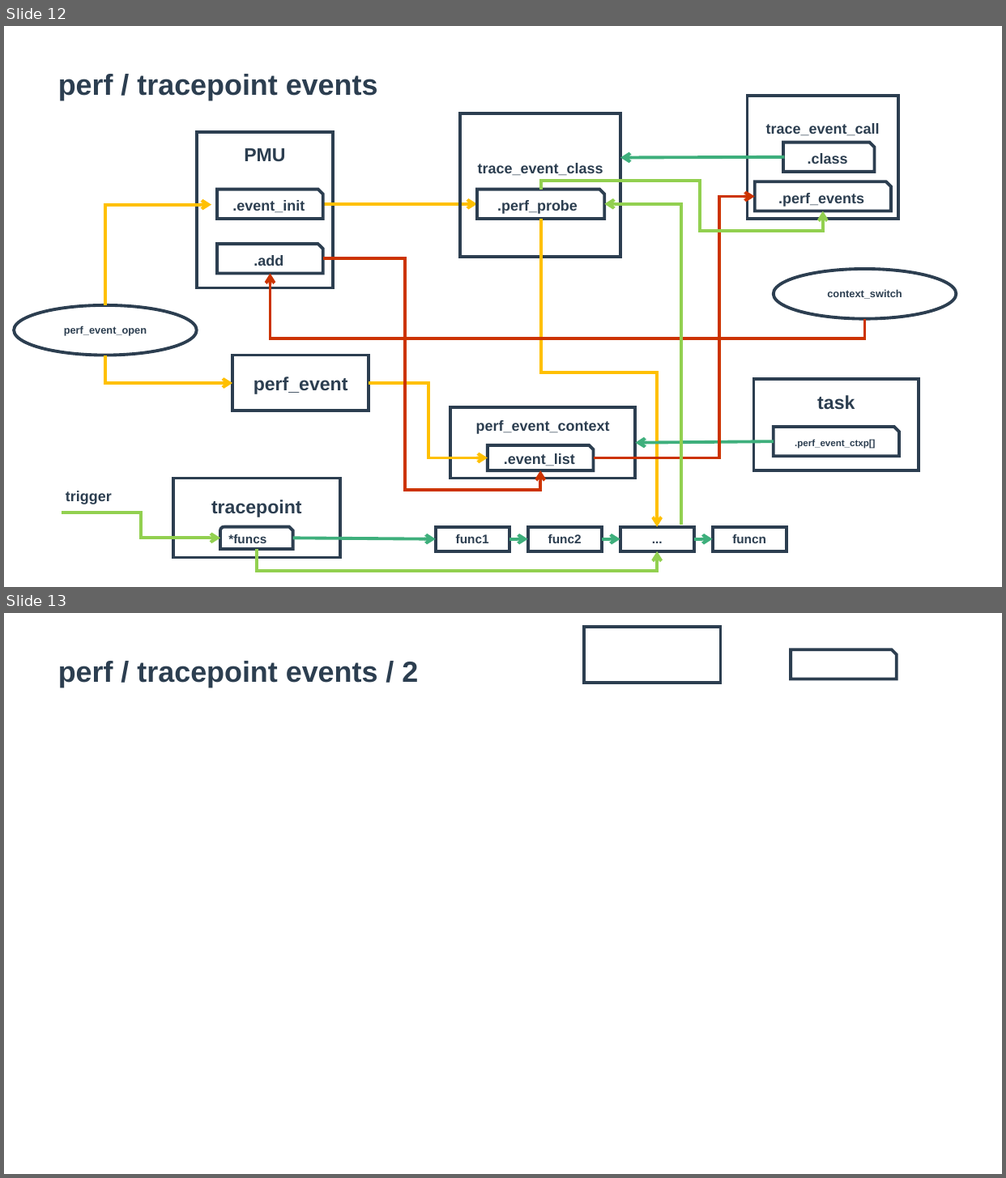
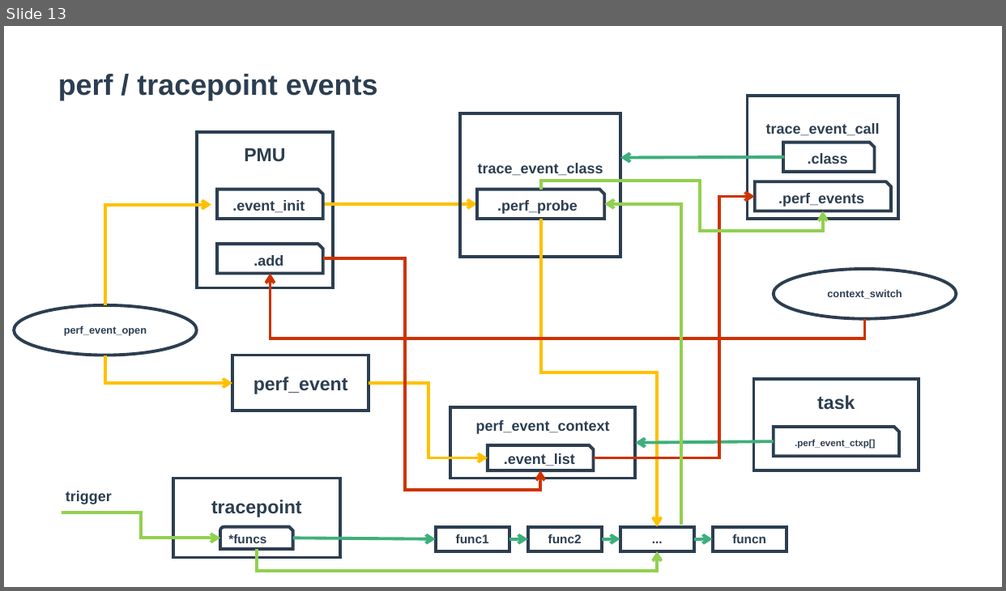
Before and after one commit to zaiqiang-dong/zaiqiang, a slide deck: picture/ppt/tools/tools.pptx. Shown one above the other, each under a label of ours: slides 12 and 13 before the commit, slide 13 after it. The pictures are 1006x1178 and 1006x591 pixels, drawn with LibreOffice and Linux fonts; fonts in the diff are those of the drawing. Boxes give left, top, right and bottom in pixels: in the first picture for what was removed or moved away, otherwise in the second. Text is boxed around its words. In the diff, an @@ line names an element or a change of style, - is before the commit and + after.

```diff
--- a/picture/ppt/tools/tools.pptx
+++ b/picture/ppt/tools/tools.pptx
@@ slide 13 removed at (4, 613, 1002, 1174), background #FFFFFF @@
@@ rectangle removed at (584, 628, 720, 683) @@
@@ text removed at (58, 661, 418, 688) @@
-perf / tracepoint events / 2
@@ snip rect removed at (791, 649, 897, 679) @@
@@ what was slide 12 is now slide 13 @@
```
Also in this commit, not shown: 7 slides added, 16 other files.
